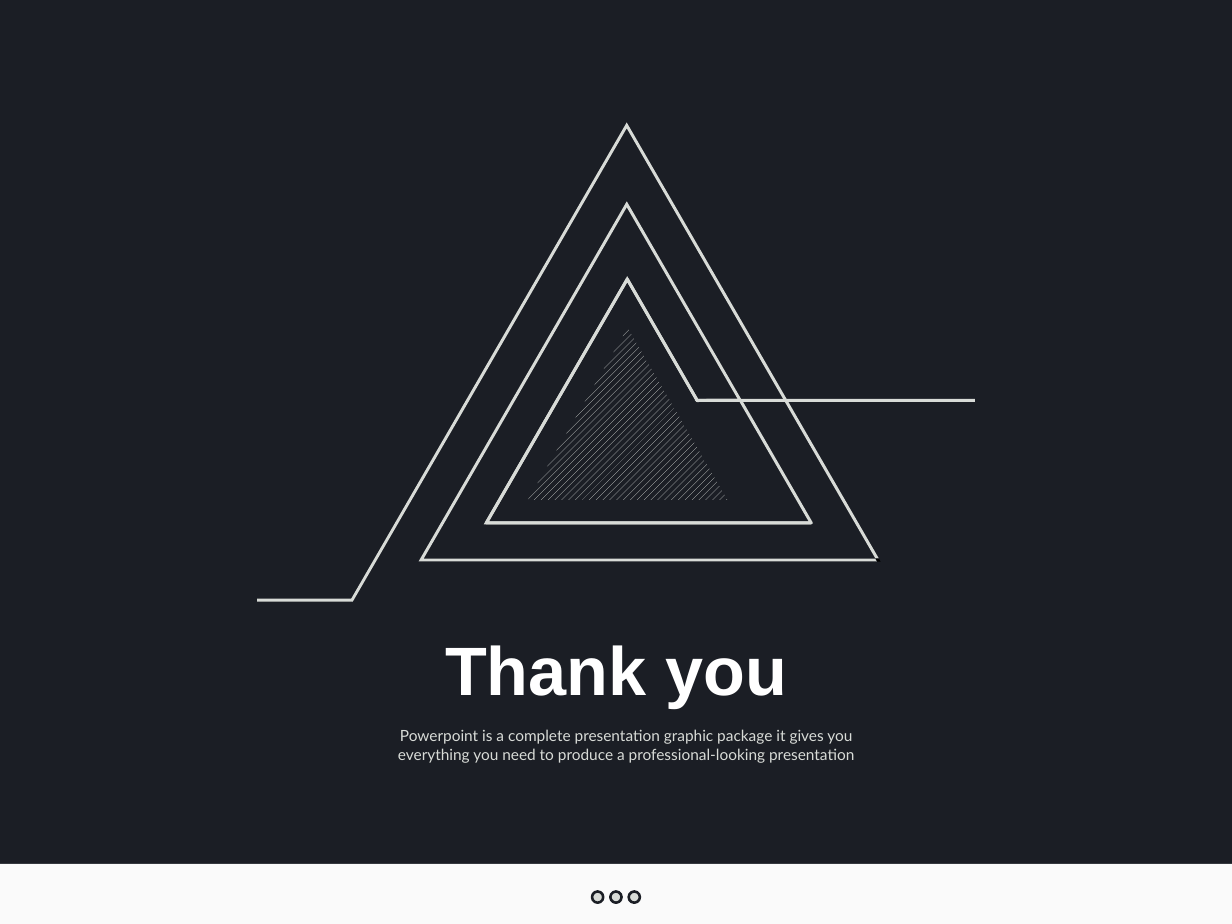
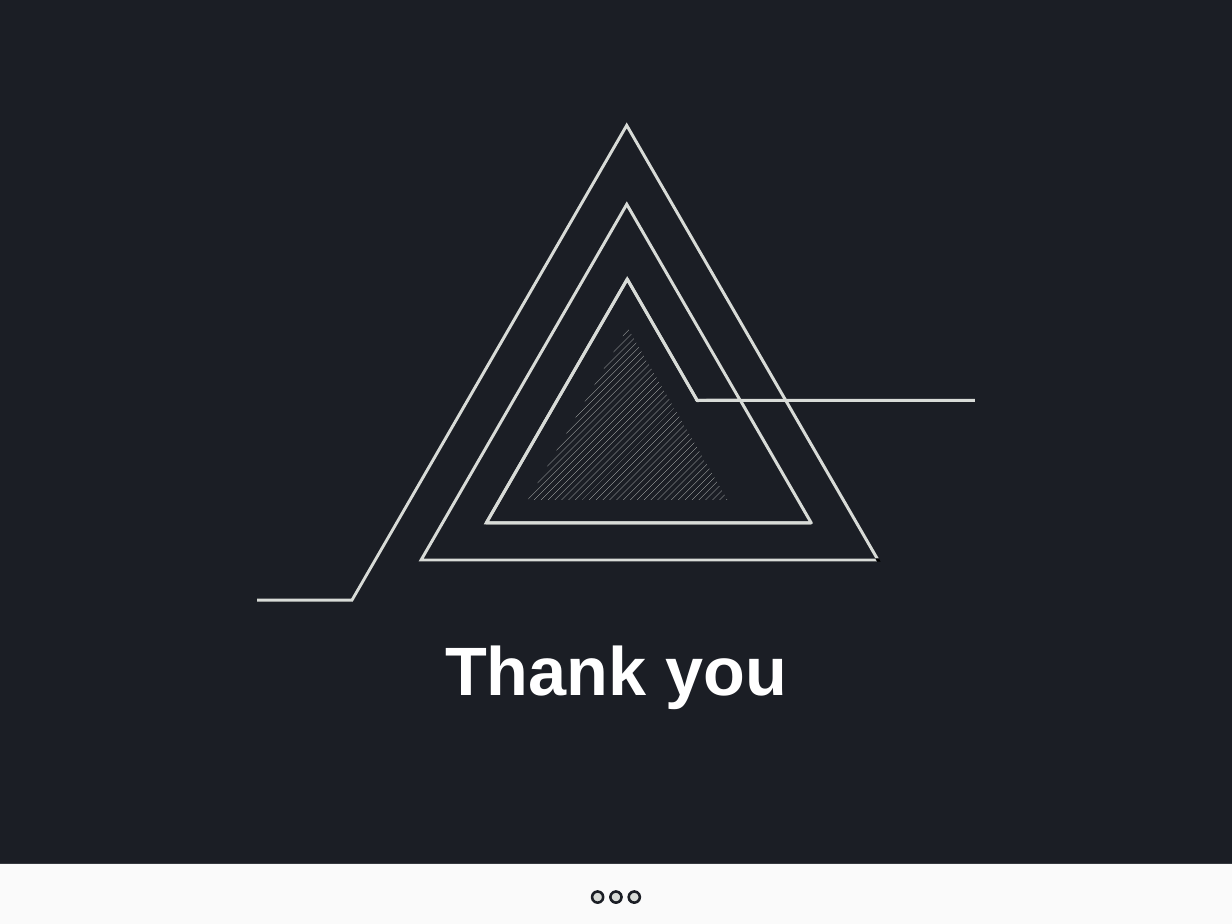
Before and after one commit to jangys/calendarProjectDocument, a slide deck: slide 24 of O0100010.pptx (slide 7 before the commit). Drawn at 1232x924 pixels with LibreOffice and Linux fonts; fonts in the diff are those of the drawing. Boxes give left, top, right and bottom in pixels: in the first picture for what was removed or moved away, otherwise in the second. Text is boxed around its words. In the diff, an @@ line names an element or a change of style, - is before the commit and + after.

```diff
--- a/O0100010.pptx
+++ b/O0100010.pptx
@@ text removed at [398, 729, 854, 763] @@
-Powerpoint is a complete presentation graphic package it gives you everything you need to produce a professional-looking presentation
```
Also in this commit, not shown: 20 slides added, 3 slides removed, 2 other files.
